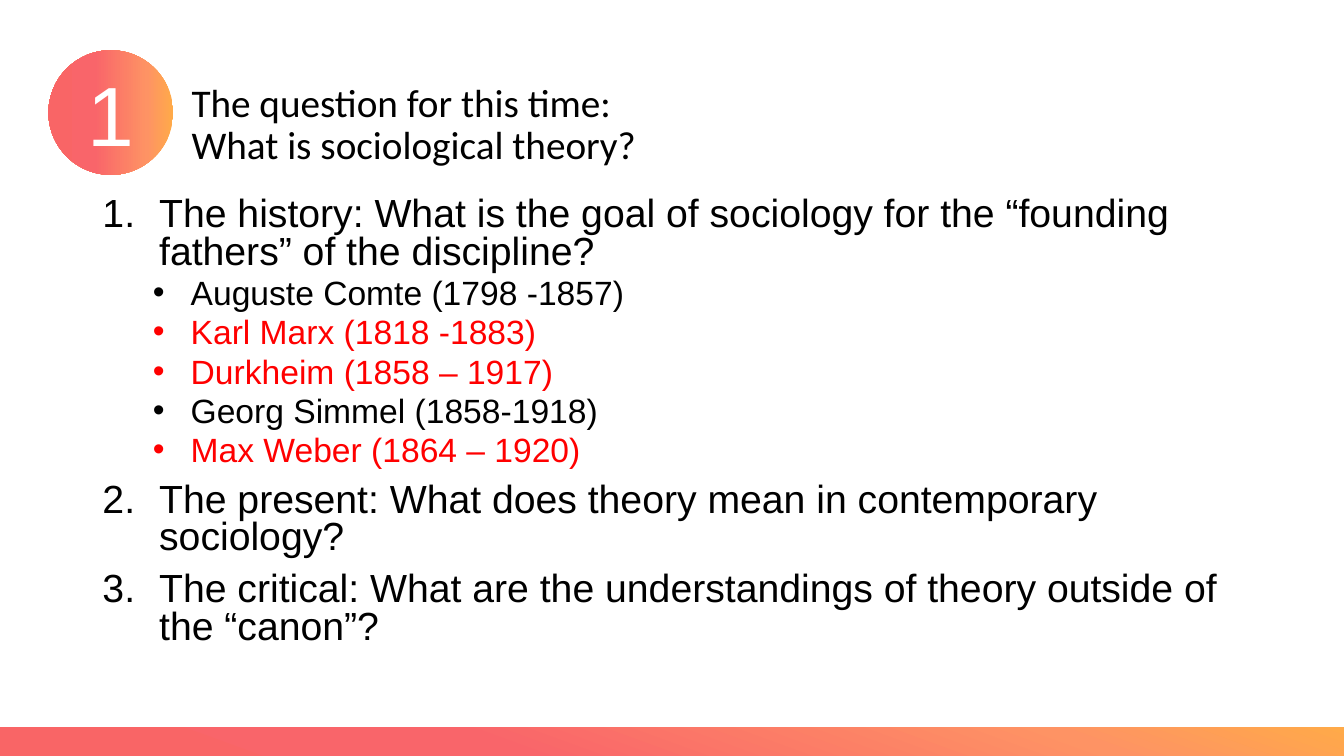
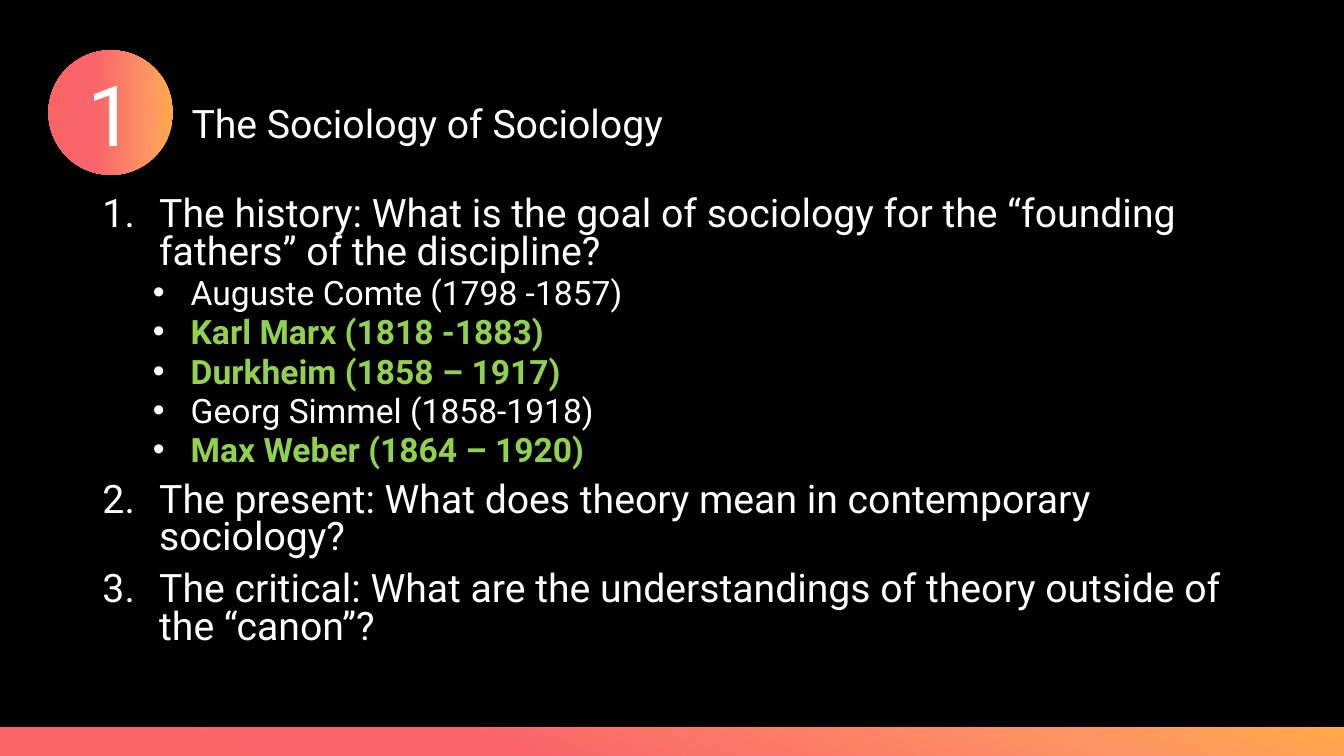
Before and after one commit to XueWenSYan/Intro_to_sociology, a slide deck: slide 11 of Meetings 1 & 2.pptx (slide 12 before the commit). Drawn at 1344x756 pixels with LibreOffice and Linux fonts; fonts in the diff are those of the drawing. Boxes give left, top, right and bottom in pixels: in the first picture for what was removed or moved away, otherwise in the second. Text is boxed around its words. In the diff, an @@ line names an element or a change of style, - is before the commit and + after.

```diff
--- a/Meetings 1 & 2.pptx
+++ b/Meetings 1 & 2.pptx
@@ background #FFFFFF to #000000 @@
@@ ellipse "1" at bbox=[48, 50, 173, 175]: font Arial to Roboto @@
@@ text at bbox=[192, 108, 663, 147]: text changed; font Calibri to Roboto; text colour #000000 to #FFFFFF @@
-The question for this time:
-What is sociological theory?
+The Sociology of Sociology
@@ text "The history: What is the ..." at bbox=[159, 197, 1220, 641]: font Arial to Roboto; text colour #000000 to #FFFFFF in "The history: What is the goal of ...", "Auguste Comte (1798 -1857)", "Georg Simmel (1858-1918)", "The present: What does theory mean in ..." and 1 more places; text colour #FF0000 to #92D050, bold on in "Karl Marx (1818 -1883)", "Durkheim (1858 – 1917)", "Max Weber (1864 – 1920)"; bullet colour #000000 to #FFFFFF; bullet colour #FF0000 to #FFFFFF @@
```
Also in this commit, not shown: 20 other slides changed, 2 slides added, 2 slides removed, 2 other files.
